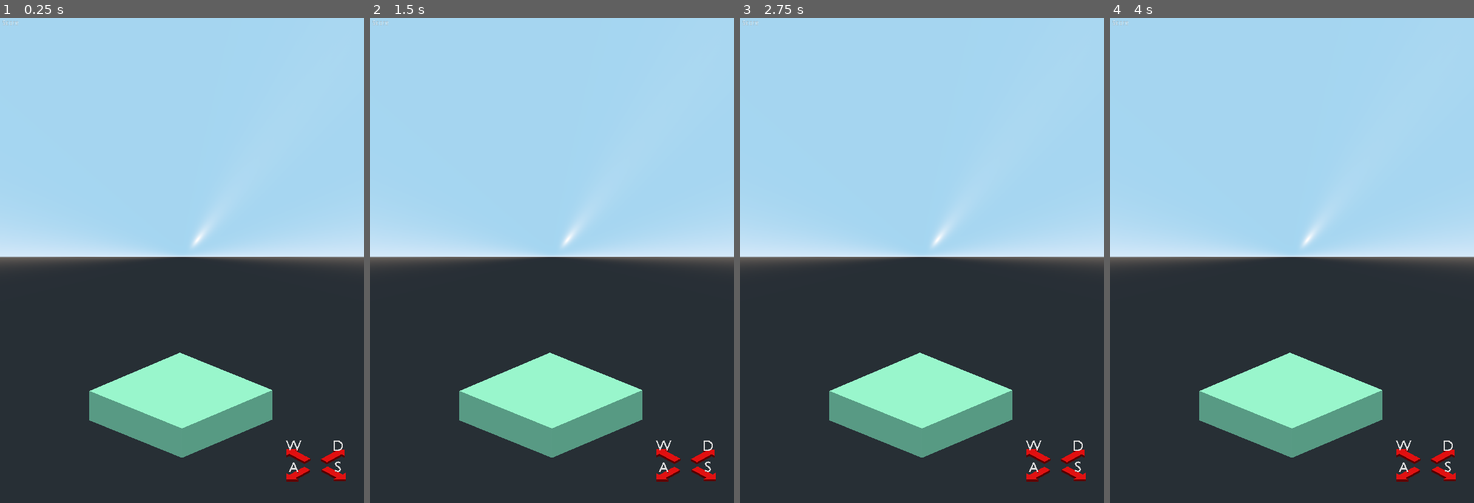
Above: before the commit, frames 1-4 (left to right).
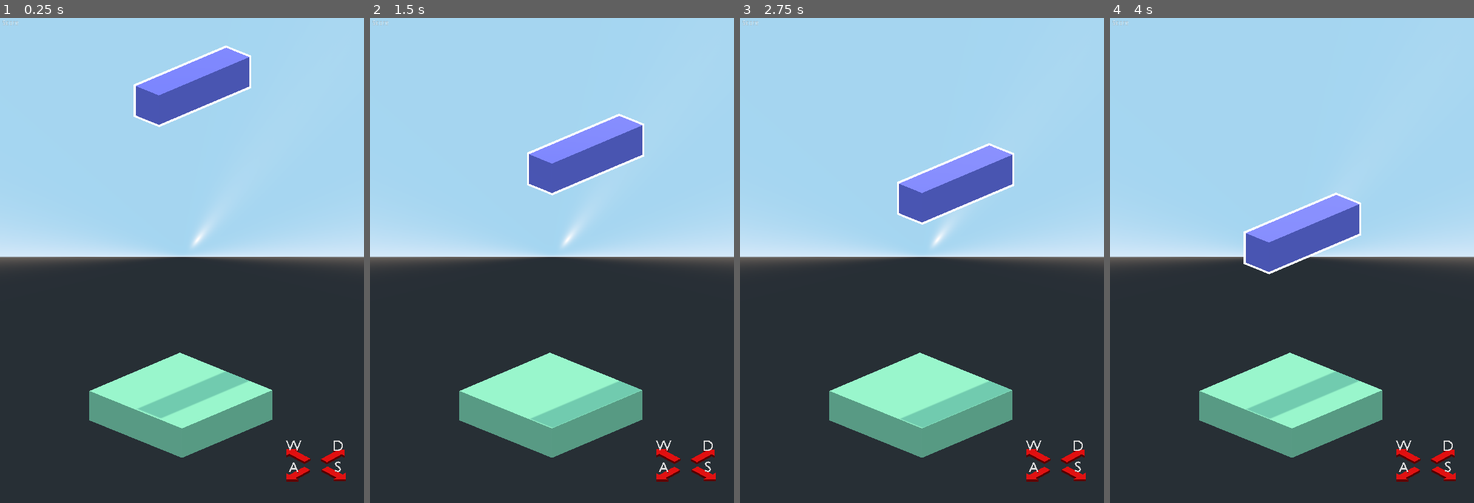
Above: after the commit, the same moments.

Repository: minifigmaster125/3DTetris
Game: Godot game, scene res://Main.tscn
Two runs of this game, one before a commit and one after it. Both use one fixed random seed, a clock stepped at 60 frames per second and the inputs below.
Inputs (mouse positions are in pixels of both pictures, inside the frame that each line leads up to):
- Up to frame 1 (0.25 s): no input
- Up to frame 2 (1.5 s): tap Enter at 0.5 s; move the mouse to (632, 236) at 0.52 s; hold D (right) 0.53-1.28 s; tap Space at 1.25 s; move the mouse to (479, 284) at 1.27 s; hold S (down) from 1.28 s (still down)
- Up to frame 3 (2.75 s): tap Enter at 2 s; move the mouse to (958, 153) at 2.02 s; release S (down) at 2.03 s; hold D (right) from 2.03 s (still down)
- Up to frame 4 (4 s): tap Space at 2.75 s; move the mouse to (1273, 357) at 2.77 s; release D (right) at 2.78 s; hold W (up) 2.78-3.53 s; tap Enter at 3.5 s; move the mouse to (1401, 333) at 3.52 s; hold A (left) from 3.53 s (still down)

The runs differ from the first frame. In frame 1, 4.2% of the frame differs, in the area x 36-69%, y 5-83%; in frame 2, 4.2%; in frame 3, 4.2%; in frame 4, 4.2%, in the area x 36-69%, y 36-83%.
Error before the commit: Parse Error: Can't preload resource at path: res://outline_mat.tres

Commit message:
fix a bug, add a bug

Diff:
--- a/Main.tscn
+++ b/Main.tscn
@@ -8,7 +8,6 @@
 
 onready var longStraightScene = preload(\"res://LongStraight.tscn\")
 onready var ZScene = preload(\"res://Zpiece.tscn\")
-onready var outline_material = preload(\"res://outline_mat.tres\")
 var longStraight: Piece
 var mode = 0
 var height = 20
@@ -151,22 +150,29 @@
 
 func lower_pieces(planes: Array) -> void:
 	var highest_plane = planes.back()
+	var processed = []
 	for x in length:
 		for z in width:
 			## SKIP IF ALREADY PROCESSED PIECE
 			if matrix[highest_plane+1][x][z] is CSGBox:
 				var piece : Piece = (matrix[highest_plane+1][x][z] as CSGBox).get_parent()
-				var drop_height = calc_piece_drop_height(piece)  # NEXT: ACTUALLY DROP PIECES
-
-				for cube in piece.get_children():
-					var pos = convert_origin_to_matrix(cube.global_transform.origin)
-					matrix[pos.y][pos.x][pos.z] = false
-				piece.transform.origin.y -= drop_height * 2
-
-				record_set(piece)
-
-
-
+				if (not processed.has(piece)):
+					var drop_height = calc_piece_drop_height(piece)  # NEXT: ACTUALLY DROP PIECES
+					processed.append(piece)
+
+					for cube in piece.get_children():
+						var pos = convert_origin_to_matrix(cube.global_transform.origin)
+						matrix[pos.y][pos.x][pos.z] = false
+					piece.transform.origin.y -= drop_height * 2
+
+					record_set(piece)
+
+
+# piece = a piece identified above the cleared plane which needs to be dropped
+# go through each cube in the piece. Go through planes 1 through max height. For each drop height i,
+# check if the location below the cube (cube.y - i) is another cube. If it is a cube, check if it belongs
+# to the same piece. If it does, ignore. If it belongs to a different piece, add i -1 to the array of potential
+# drop heights. If the location is not a cube but the cube height minus the drop height is 0, append that drop height (i).
 func calc_piece_drop_height(piece: Piece) -> int:
 	var done = false
 	var heights = []
